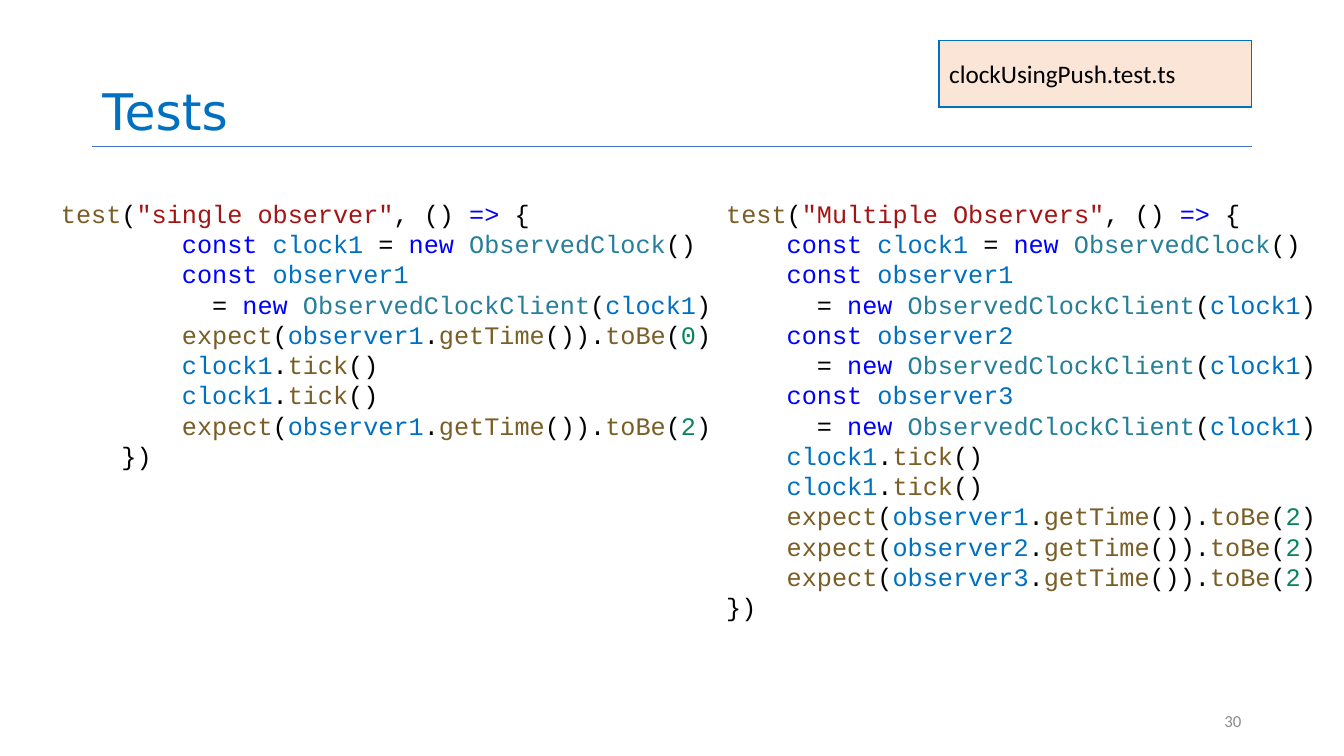
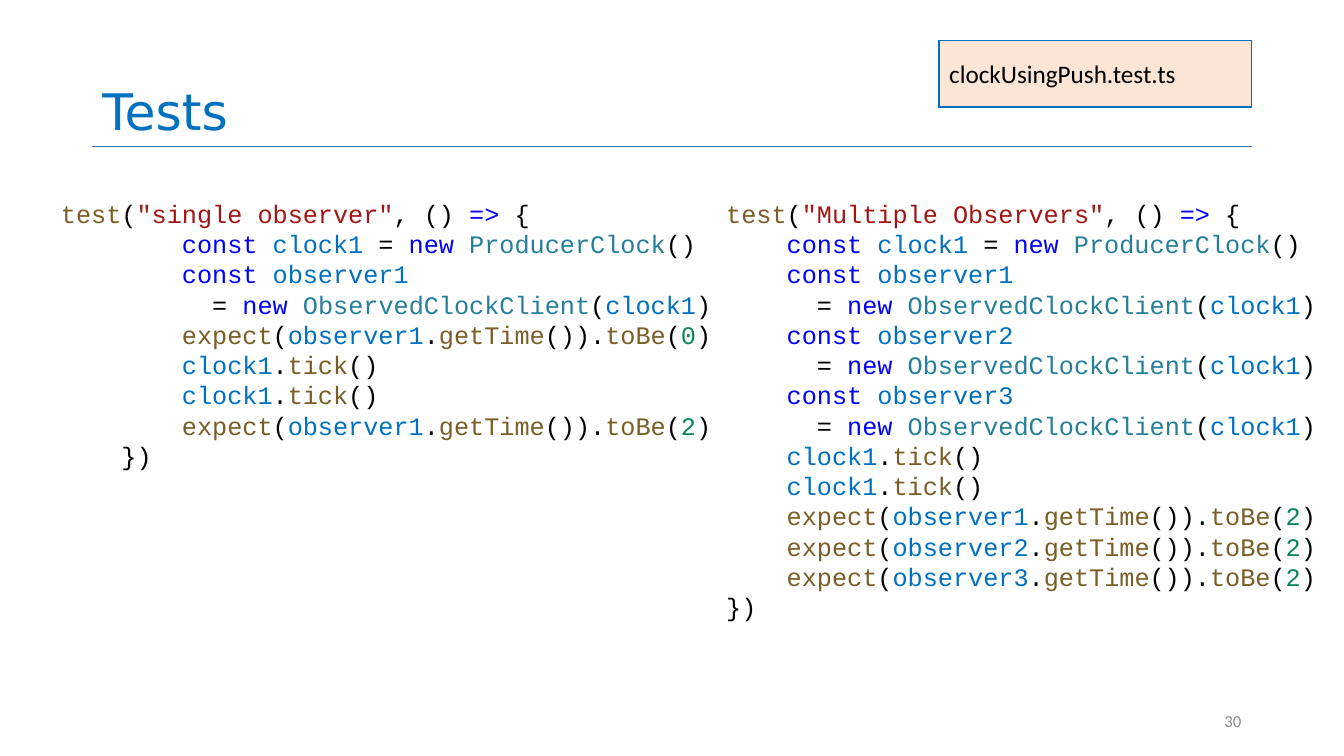
Before and after one commit to neu-se/CS4530-Fall-2022, a slide deck: slide 30 of Slides/Module 04 Interaction-Level Design Patterns.pptx. Drawn at 1344x756 pixels with LibreOffice and Linux fonts; fonts in the diff are those of the drawing. Boxes give left, top, right and bottom in pixels: in the first picture for what was removed or moved away, otherwise in the second. Text is boxed around its words. In the diff, an @@ line names an element or a change of style, - is before the commit and + after.

```diff
--- a/Slides/Module 04 Interaction-Level Design Patterns.pptx
+++ b/Slides/Module 04 Interaction-Level Design Patterns.pptx
@@ text at bbox=[182, 235, 696, 259]: text changed @@
-const clock1 = new ObservedClock()
+const clock1 = new ProducerClock()
@@ text at bbox=[787, 235, 1301, 259]: text changed @@
-const clock1 = new ObservedClock()
+const clock1 = new ProducerClock()
```
Also in this commit, not shown: 1 other slide changed, 1 other file.
